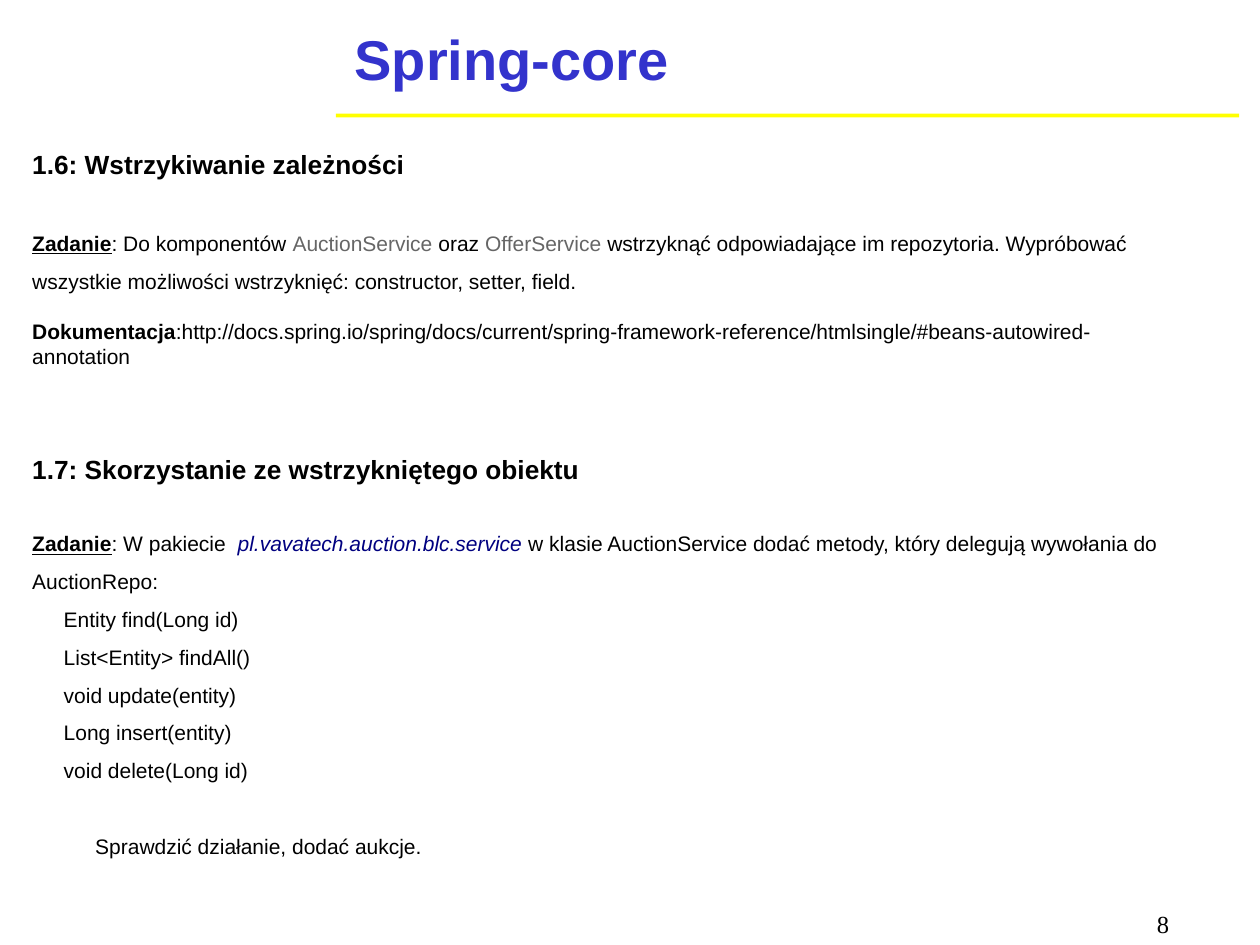
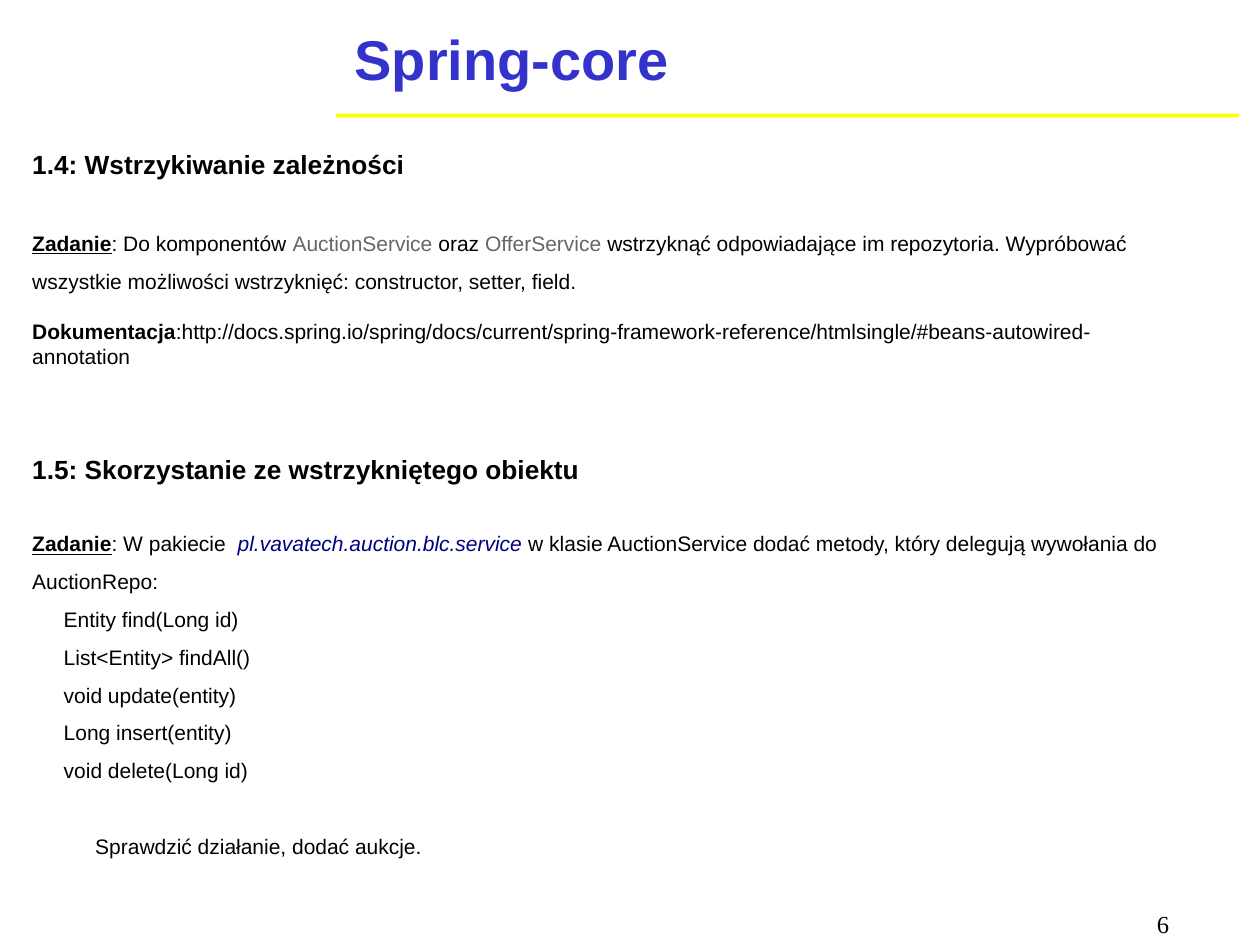
Before and after one commit to tlmikulski/spring-auction, a slide deck: slide 6 of Spring MVC.odp (slide 8 before the commit). Drawn at 1260x945 pixels with LibreOffice and Linux fonts; fonts in the diff are those of the drawing; background and template pictures are left out. Boxes give left, top, right and bottom in pixels: in the first picture for what was removed or moved away, otherwise in the second. Text is boxed around its words. In the diff, an @@ line names an element or a change of style, - is before the commit and + after.

```diff
--- a/Spring MVC.odp
+++ b/Spring MVC.odp
@@ text at (32,154,404,180): text changed @@
-1.6: Wstrzykiwanie zależności
+1.4: Wstrzykiwanie zależności
@@ text at (32,460,578,485): text changed @@
-1.7: Skorzystanie ze wstrzykniętego obiektu
+1.5: Skorzystanie ze wstrzykniętego obiektu
@@ page number at (1157,916,1169,934): text changed @@
-8
+6
```
Also in this commit, not shown: 4 other slides changed, 6 other files.
